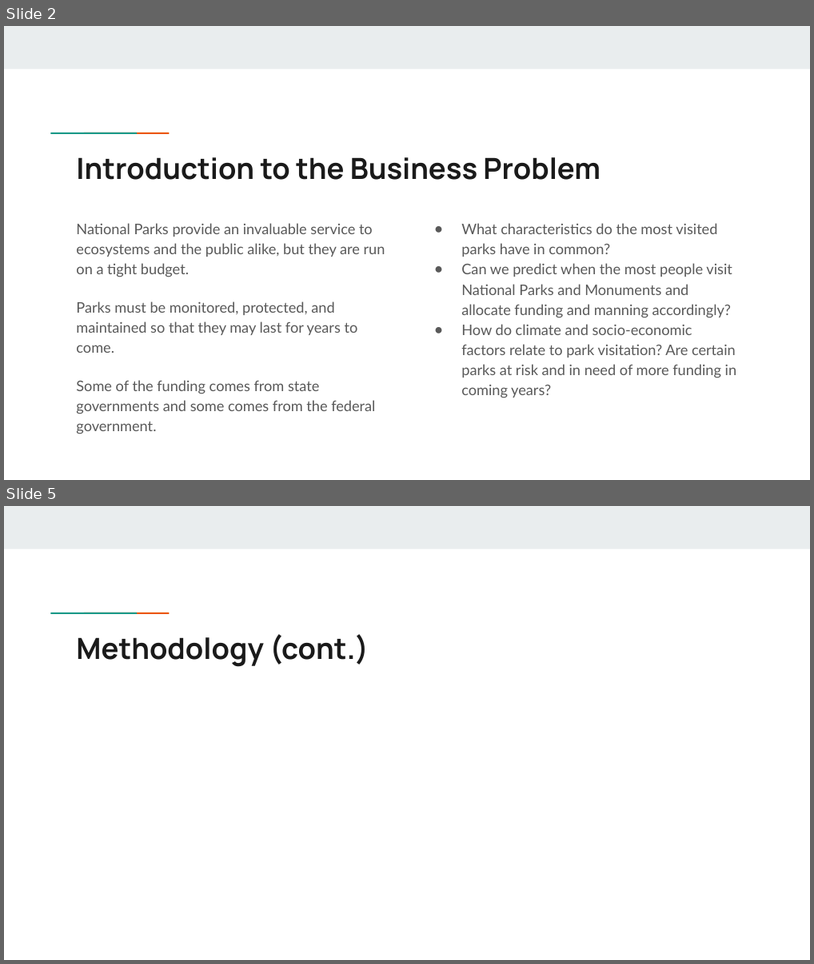
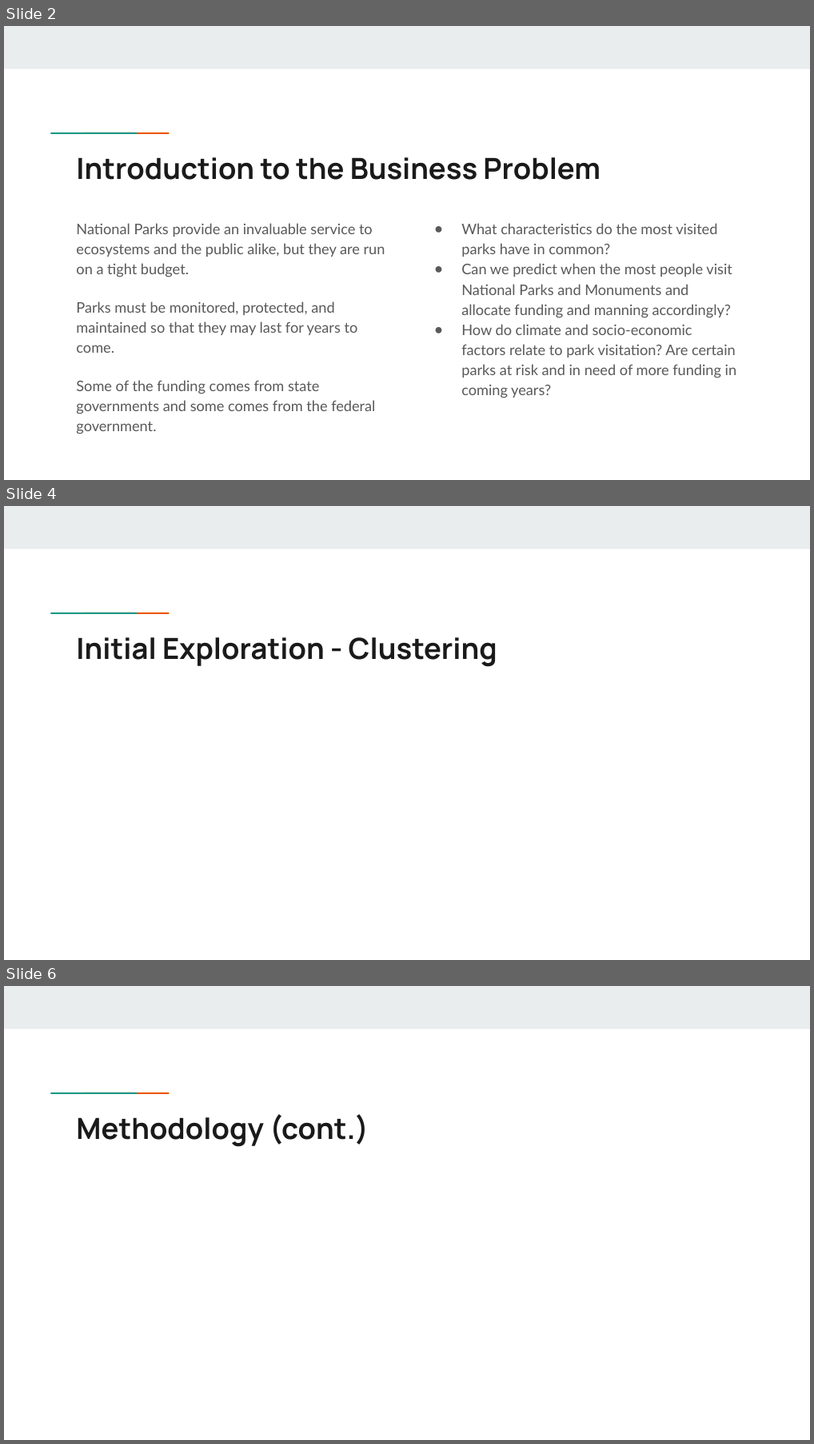
Before and after one commit to JViehman/NationalParks, a slide deck: Presentations/Presentation03.pptx. Shown one above the other, each under a label of ours: slides 2 and 5 before the commit, slides 2, 4 and 6 after it; the slides between them are not shown. The pictures are 814x964 and 814x1444 pixels, drawn with LibreOffice and Linux fonts; fonts in the diff are those of the drawing. Boxes give left, top, right and bottom in pixels: in the first picture for what was removed or moved away, otherwise in the second. Text is boxed around its words. In the diff, an @@ line names an element or a change of style, - is before the commit and + after.

```diff
--- a/Presentations/Presentation03.pptx
+++ b/Presentations/Presentation03.pptx
@@ slide 4 added at bbox=[4, 506, 810, 960], background #FFFFFF; not listed: 3 template elements that a slide beside it also shows @@
@@ title added at bbox=[76, 637, 498, 667], 26 pt, text #1A1A1A, bold @@
+Initial Exploration - Clustering
@@ what was slide 5 is now slide 6 @@
```
Also in this commit, not shown: 2 slides changed.
